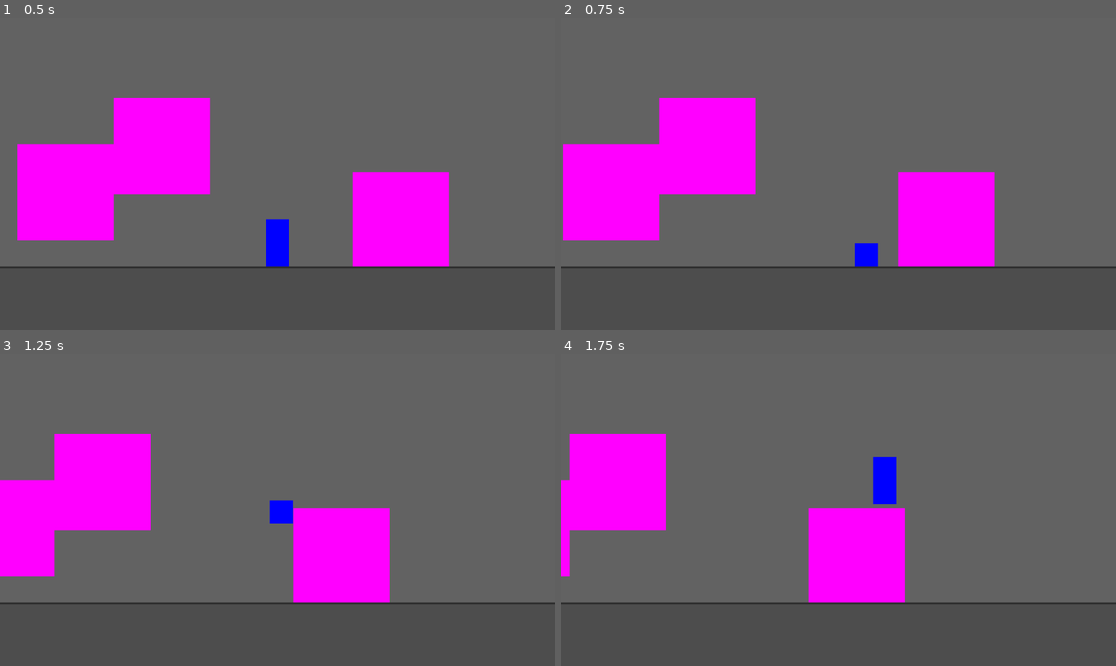
Above: before the commit, frames 1-4 (two rows, left to right).
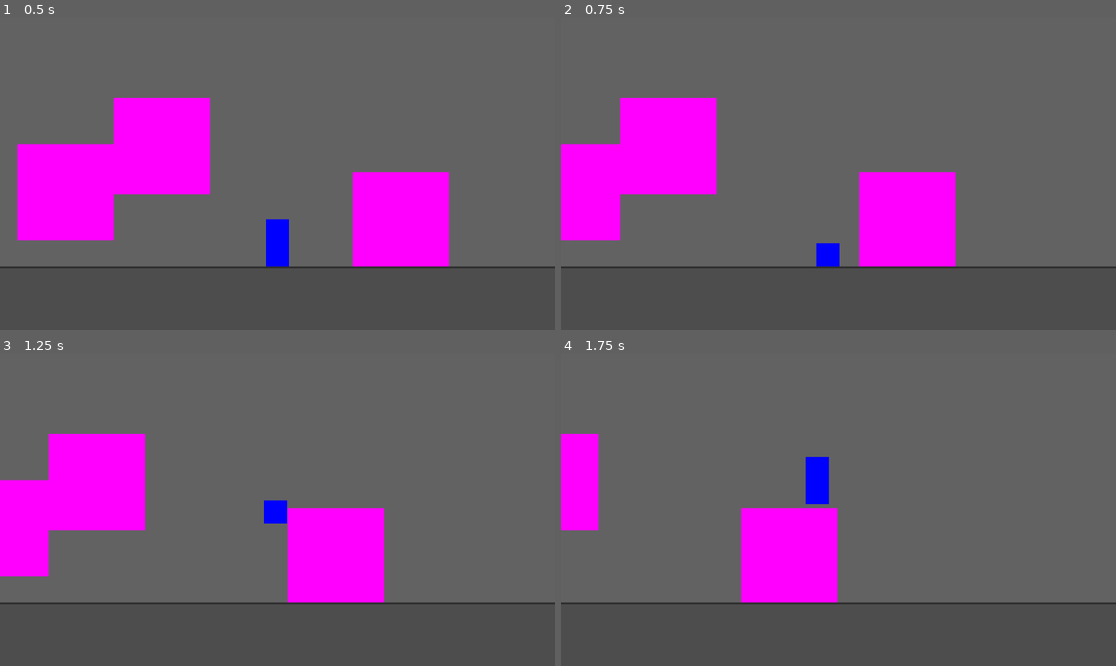
Above: after the commit, the same moments.

Repository: shotgunhands/shotgun-hands
Game: Godot game, scene res://Scenes/Playground/playground.tscn
The game is run twice, just before and just after one commit, with the same random seed, the same clock (stepped at 60 frames per second) and the same inputs.
Inputs:
- Up to frame 1 (0.5 s): no input
- Up to frame 2 (0.75 s): tap Enter at 0.5 s; hold D (move_right) from 0.53 s (still down); hold S (move_crouch) from 0.53 s (still down)
- Up to frame 3 (1.25 s): keep holding D (move_right); keep holding S (move_crouch); tap W (move_jump) at 0.77 s
- Up to frame 4 (1.75 s): keep holding D (move_right); release S (move_crouch) at 1.28 s; tap S (move_crouch) at 1.35 s; tap W (move_jump) at 1.52 s

Frame 1 is identical in both runs. In frame 2, 9.1% of the frame differs, in the area x 0-79%, y 25-80%; in frame 3, 1.4%; in frame 4, 13%, in the area x 0-62%, y 25-80%.

Commit message:
Pizza tower inspired camera and basic .editorconfig

Diff:
--- a/Actors/Player/camera_follow.gd
+++ b/Actors/Player/camera_follow.gd
@@ -6,5 +6,5 @@
 	pass # Replace with function body.
 
 
-func _process(delta):
-	global_position.x = player.global_position.x
+func _process(_delta):
+	global_position.x = player.global_position.x+(player.velocity.x*0.3)
--- a/Scenes/Playground/playground.tscn
+++ b/Scenes/Playground/playground.tscn
@@ -95,5 +95,6 @@
 [node name="Camera2D" type="Camera2D" parent="."]
 position = Vector2(0, -97)
 zoom = Vector2(2, 2)
+process_callback = 0
 position_smoothing_enabled = true
 script = ExtResource("2_yljtj")
Not shown, added: .editorconfig
